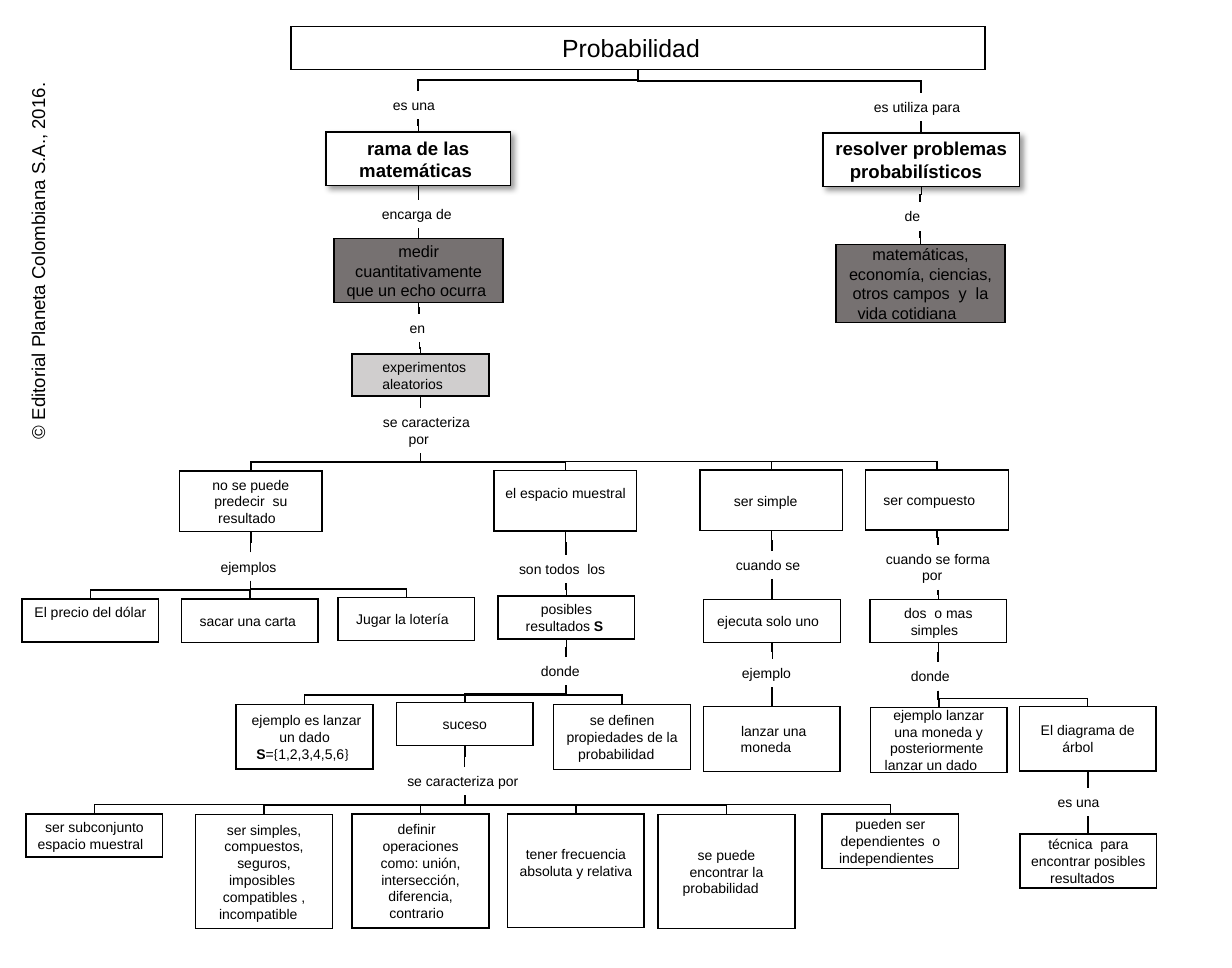
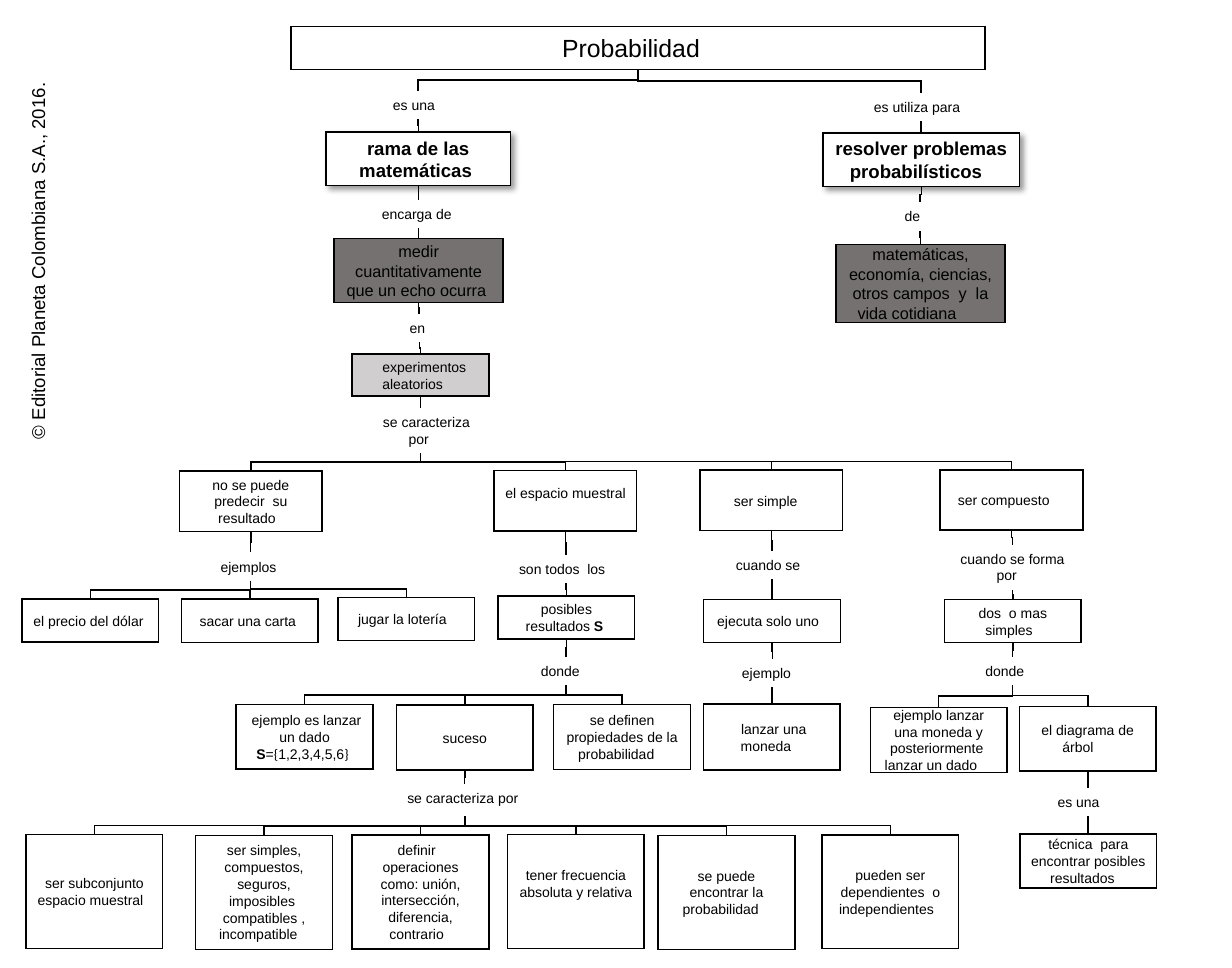
Before and after one commit to AulaPlanetaColombia/Matematicas, a slide deck: slide 1 of fuentes/contenidos/grado09/guion13/mapa tema 13.pptx. Drawn at 1232x968 pixels with LibreOffice and Linux fonts; fonts in the diff are those of the drawing; background and template pictures are left out. Boxes give left, top, right and bottom in pixels: in the first picture for what was removed or moved away, otherwise in the second. Text is boxed around its words. In the diff, an @@ line names an element or a change of style, - is before the commit and + after.

```diff
--- a/fuentes/contenidos/grado09/guion13/mapa tema 13.pptx
+++ b/fuentes/contenidos/grado09/guion13/mapa tema 13.pptx
@@ elbow line moved from (420, 453) - (938, 470) to (420, 453) - (1012, 470) @@
@@ 2 rectangles, 2 elbow lines, 1 text: place and size @@
-2 rectangles, 2 elbow lines, 1 text at bbox=[866, 470, 1010, 643]
+2 rectangles, 2 elbow lines, 1 text at bbox=[940, 470, 1083, 643]
@@ text in rectangle at bbox=[33, 615, 143, 629]: text changed @@
-El precio del dólar
+el precio del dólar
@@ text in rectangle at bbox=[358, 613, 447, 627]: text changed @@
-Jugar la lotería
+jugar la lotería
@@ text "donde": place and size @@
-text "donde" at bbox=[911, 671, 950, 681]
+text "donde" at bbox=[985, 666, 1024, 676]
@@ elbow line moved from (939, 643) - (938, 663) to (1013, 643) - (1013, 657) @@
@@ elbow line moved from (567, 685) - (465, 702) to (567, 685) - (465, 705) @@
@@ elbow line (773, 688) - (773, 704): route changed @@
@@ elbow line moved from (938, 691) - (939, 708) to (1013, 685) - (939, 708) @@
@@ elbow line moved from (938, 691) - (1088, 707) to (1013, 685) - (1088, 707) @@
@@ rectangle "suceso": place and size @@
-rectangle "suceso" at bbox=[397, 702, 533, 746]
+rectangle "suceso" at bbox=[397, 705, 533, 770]
@@ text in rectangle at bbox=[1041, 725, 1134, 752]: text changed @@
-El diagrama de árbol
+el diagrama de árbol
@@ elbow line moved from (465, 767) - (465, 746) to (465, 784) - (465, 770) @@
@@ text "se caracteriza por": place and size @@
-text "se caracteriza por" at bbox=[407, 776, 518, 789]
+text "se caracteriza por" at bbox=[407, 793, 518, 806]
@@ rectangle "ser subconjunto espacio muestral": place and size @@
-rectangle "ser subconjunto espacio muestral" at bbox=[26, 814, 162, 857]
+rectangle "ser subconjunto espacio muestral" at bbox=[26, 835, 162, 949]
@@ 6 elbow lines, 4 rectangles: place and size @@
-6 elbow lines, 4 rectangles at bbox=[95, 796, 891, 929]
+6 elbow lines, 4 rectangles at bbox=[95, 816, 891, 950]
@@ rectangle "pueden ser dependientes o independientes": place and size @@
-rectangle "pueden ser dependientes o independientes" at bbox=[823, 814, 959, 869]
+rectangle "pueden ser dependientes o independientes" at bbox=[823, 835, 959, 949]
```
Also in this commit, not shown: 2 other files.
